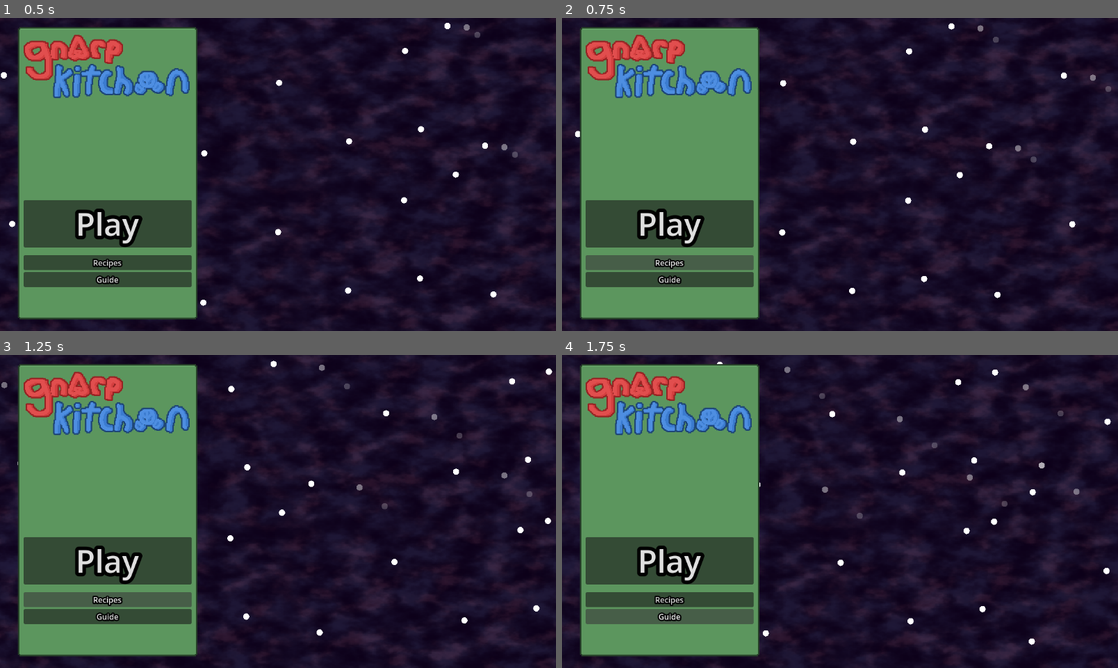
Above: before the commit, frames 1-4 (two rows, left to right).
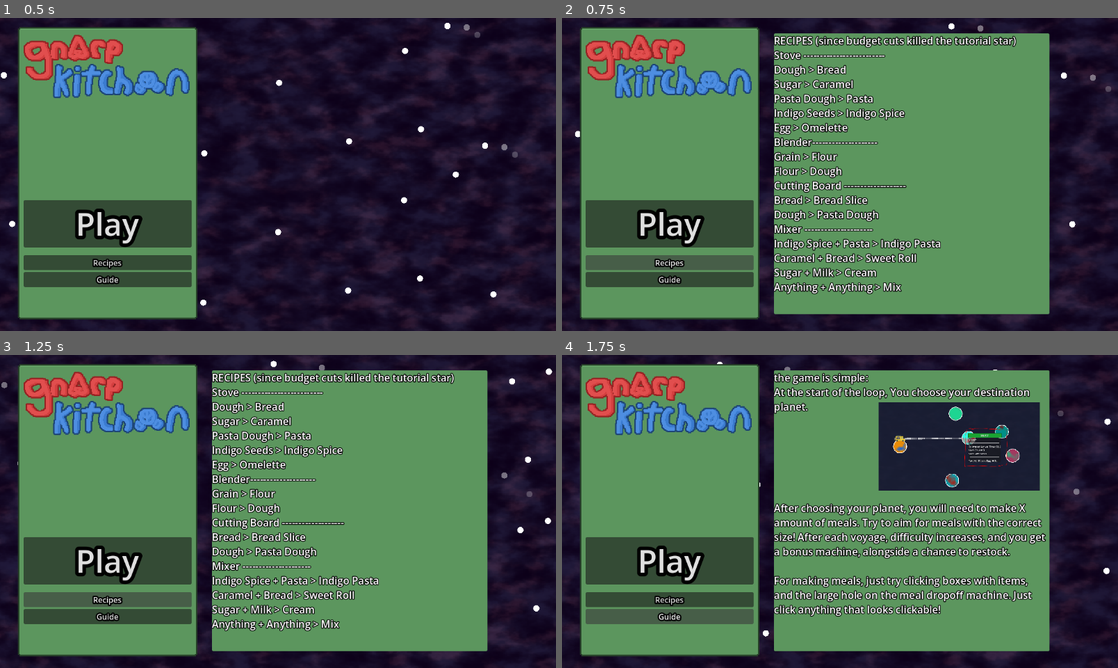
Above: after the commit, the same moments.

Repository: Regonold520/gmtk-foodkap
Game: Godot game, scene res://mainMenu.tscn
Two runs of this game, one before a commit and one after it. Both use one fixed random seed, a clock stepped at 60 frames per second and the inputs below. The engine's default icon, where the game draws it, is replaced by a stand-in: a white triangle on a blue panel in a dark square.
Inputs:
- Up to frame 1 (0.5 s): no input
- Up to frame 2 (0.75 s): click "Recipes" at 0.5 s
- Up to frame 3 (1.25 s): no input
- Up to frame 4 (1.75 s): click "Guide" at 1.25 s

Frame 1 is identical in both runs. In frame 2, 44% of the frame differs, in the area x 38-88%, y 4-95%; in frame 3, 44%; in frame 4, 38%.

Commit message:
new items and main menu guides

Diff:
--- a/datastore/ingredientRating.json
+++ b/datastore/ingredientRating.json
@@ -1,12 +1,12 @@
 {
 	"bread": {
 		"flavorText":"An earth classic!",
-		"rating":3,
+		"rating":3.5,
 		"size":2
 	},
 	"breadslice": {
 		"flavorText":"Nothing getes better than this!",
-		"rating":3.5,
+		"rating":4.0,
 		"size":0
 	},
 	"burntScraps":{
@@ -93,6 +93,29 @@
 		"flavorText":"A little bit of this, and a little bit of that.",
 		"rating":2.75,
 		"size":1,
+	},
+
+
+	"omelette":{
+		"flavorText":"There was an egg here. It is now an omelette.",
+		"rating":3,
+		"size":1,
+	},
+	"sweetRoll":{
+		"flavorText":"Its called a sweet roll instead of sweet bread because sweetbread means something else apparently",
+		"rating":4,
+		"size":2
+	},
+	"milk":{
+		"flavorText":"It looks, smells, tastes, and feels like milk. Except it probably doesn't come from an earth cow.",
+		"rating":2,
+		"baseIngredient":true,
+		"size":0
+	},
+	"cream":{
+		"flavorText":"Very good building material",
+		"rating":3,
+		"size":0,
+		"tags":["Sugary"]
 	}
-
 }
--- a/datastore/machines.json
+++ b/datastore/machines.json
@@ -8,7 +8,8 @@
 			"dough":"bread",
 			"sugar":"caramel",
 			"pastaDough":"pasta",
-			"indigoSeeds":"indigoSpice"
+			"indigoSeeds":"indigoSpice",
+			"egg":"omelette"
 		}
 	},
 	"blender":{
@@ -34,7 +35,9 @@
 		"fallbackType":"mix",
 		"width":1,
 		"recipesResultKey":{
-			"indigoPasta":["indigoSpice","pasta"]
+			"indigoPasta":["indigoSpice","pasta"],
+			"sweetRoll":["caramel","bread"],
+			"cream":["sugar","milk"]
 		}
 	}
 }
--- a/main.tscn
+++ b/main.tscn
@@ -36,6 +36,7 @@
 [ext_resource type="Texture2D" uid="uid://dkcxdjppq43gj" path="res://assets/uiAndBg/octagon.png" id="34_4k2k6"]
 [ext_resource type="Texture2D" uid="uid://buligik6dj73g" path="res://assets/ingredients/kaplin.png" id="35_0rl1p"]
 [ext_resource type="Texture2D" uid="uid://0xu46j311sbf" path="res://assets/machines/stove.png" id="36_ok6jj"]
+[ext_resource type="AudioStream" uid="uid://cmkrurkaujyvv" path="res://sfx/ThatTimeIOperatedASpaceFoodTruck(version1).mp3" id="37_facbu"]
 
 [sub_resource type="Gradient" id="Gradient_1h7o1"]
 colors = PackedColorArray(0.2946382, 3.218744e-07, 8.4228816e-08, 1, 1, 1, 1, 1)
@@ -514,22 +515,45 @@
 [node name="Node2D" type="Node2D" parent="HoldingManager/SubViewport" unique_id=551404161]
 scale = Vector2(2, 2)
 
-[node name="Icon" type="Sprite2D" parent="HoldingManager/SubViewport/Node2D" unique_id=417373091]
-position = Vector2(472.08105, 334.74994)
-scale = Vector2(0.2283184, 0.8918921)
-texture = ExtResource("3_lquwl")
-
-[node name="Icon2" type="Sprite2D" parent="HoldingManager/SubViewport/Node2D" unique_id=22368557]
-position = Vector2(435.08112, 280.7499)
-rotation = -1.5707964
-scale = Vector2(0.2283184, 0.8918921)
-texture = ExtResource("3_lquwl")
-
-[node name="Icon3" type="Sprite2D" parent="HoldingManager/SubViewport/Node2D" unique_id=1449858173]
-position = Vector2(511.08112, 280.7499)
-rotation = -1.5707964
-scale = Vector2(0.2283184, 0.8918921)
-texture = ExtResource("3_lquwl")
+[node name="Handle" type="Sprite2D" parent="HoldingManager/SubViewport/Node2D" unique_id=1765459148]
+position = Vector2(472.50003, 265.5)
+scale = Vector2(2.5, 2.5)
+texture = ExtResource("6_1u8w0")
+
+[node name="Handle2" type="Sprite2D" parent="HoldingManager/SubViewport/Node2D" unique_id=1159262197]
+position = Vector2(473, 276.50003)
+scale = Vector2(2.5, 2.5)
+texture = ExtResource("6_1u8w0")
+
+[node name="Handle3" type="Sprite2D" parent="HoldingManager/SubViewport/Node2D" unique_id=1750093685]
+position = Vector2(472.99997, 288)
+scale = Vector2(2.5, 2.5)
+texture = ExtResource("6_1u8w0")
+
+[node name="Handle4" type="Sprite2D" parent="HoldingManager/SubViewport/Node2D" unique_id=445360935]
+position = Vector2(472.5, 298.00003)
+scale = Vector2(2.5, 2.5)
+texture = ExtResource("6_1u8w0")
+
+[node name="Handle5" type="Sprite2D" parent="HoldingManager/SubViewport/Node2D" unique_id=1597409071]
+position = Vector2(472, 309.5)
+scale = Vector2(2.5, 2.5)
+texture = ExtResource("6_1u8w0")
+
+[node name="Handle6" type="Sprite2D" parent="HoldingManager/SubViewport/Node2D" unique_id=1990273453]
+position = Vector2(471.5, 320.00003)
+scale = Vector2(2.5, 2.5)
+texture = ExtResource("6_1u8w0")
+
+[node name="Handle7" type="Sprite2D" parent="HoldingManager/SubViewport/Node2D" unique_id=1200242819]
+position = Vector2(472, 328.5)
+scale = Vector2(2.5, 2.5)
+texture = ExtResource("6_1u8w0")
+
+[node name="Handle8" type="Sprite2D" parent="HoldingManager/SubViewport/Node2D" unique_id=1481848528]
+position = Vector2(472, 328.5)
+scale = Vector2(2.5, 2.5)
+texture = ExtResource("6_1u8w0")
 
 [node name="Plate" type="Sprite2D" parent="HoldingManager/SubViewport/Node2D" unique_id=1557747950]
 position = Vector2(473.0813, 253.75003)
@@ -1416,8 +1440,14 @@
 offset_bottom = 568.0
 text = "Main Menu"
 
+[node name="ThatTimeIOperatedASpaceFoodTruck(version1)" type="AudioStreamPlayer" parent="." unique_id=531793147]
+stream = ExtResource("37_facbu")
+volume_db = -16.724
+autoplay = true
+
 [connection signal="clickedObject" from="SelectionManager" to="HoldingManager" method="_on_selection_manager_clicked_object"]
 [connection signal="clickedObject" from="SelectionManager" to="SelectionManager" method="_on_clicked_object"]
 [connection signal="pressed" from="SelectorUIManager/CanvasLayer/Panel/Button" to="SelectorUIManager" method="_on_select_button_pressed"]
 [connection signal="pressed" from="TimerStuff/CanvasLayer/Button" to="TimerStuff" method="skip"]
 [connection signal="pressed" from="DayEndManager/CanvasLayer/Control/DayReport/Button" to="DayEndManager" method="on_Report_button_clicked"]
+[connection signal="pressed" from="DayEndManager/CanvasLayer/Control/Loss/Button" to="DayEndManager" method="mainMenu"]
--- a/mainMenu.tscn
+++ b/mainMenu.tscn
@@ -4,6 +4,19 @@
 [ext_resource type="Script" uid="uid://dd24q838k33ex" path="res://scripts/main_menu.gd" id="1_wc2lj"]
 [ext_resource type="Texture2D" uid="uid://hchkycej2grt" path="res://assets/uiAndBg/test9Slice.png" id="2_wc2lj"]
 [ext_resource type="Texture2D" uid="uid://c4xwblcfi5spq" path="res://assets/uiAndBg/logo.png" id="3_wked4"]
+[ext_resource type="Texture2D" uid="uid://bg1fnmgeibnmr" path="res://assets/tutorial.PNG" id="5_wked4"]
+
+[sub_resource type="StyleBoxFlat" id="StyleBoxFlat_wc2lj"]
+content_margin_left = 0.0
+content_margin_top = 0.0
+content_margin_right = 0.0
+content_margin_bottom = 0.0
+bg_color = Color(0.36078432, 0.5882353, 0.36862746, 1)
+corner_radius_top_left = 3
+corner_radius_top_right = 3
+corner_radius_bottom_right = 3
+corner_radius_bottom_left = 3
+corner_detail = 5
 
 [node name="Node2D" type="Node2D" unique_id=2124851294]
 script = ExtResource("1_wc2lj")
@@ -79,4 +92,78 @@
 size_flags_vertical = 3
 size_flags_stretch_ratio = 0.25
 
+[node name="Panel" type="Panel" parent="." unique_id=309741704]
+visible = false
+offset_left = 439.0
+offset_top = 32.0
+offset_right = 1010.0
+offset_bottom = 613.0
+theme_override_styles/panel = SubResource("StyleBoxFlat_wc2lj")
+
+[node name="RichTextLabel" type="RichTextLabel" parent="Panel" unique_id=1740018532]
+layout_mode = 1
+anchors_preset = 15
+anchor_right = 1.0
+anchor_bottom = 1.0
+grow_horizontal = 2
+grow_vertical = 2
+theme_override_colors/default_color = Color(1, 1, 1, 1)
+theme_override_constants/outline_size = 6
+theme_override_font_sizes/normal_font_size = 21
+text = "RECIPES (since budget cuts killed the tutorial star)
+Stove -------------------------
+Dough > Bread
+Sugar > Caramel
+Pasta Dough > Pasta
+Indigo Seeds > Indigo Spice
+Egg > Omelette
+Blender--------------------
+Grain > Flour
+Flour > Dough
+Cutting Board -------------------
+Bread > Bread Slice
+Dough > Pasta Dough
+Mixer ---------------------
+Indigo Spice + Pasta > Indigo Pasta
+Caramel + Bread > Sweet Roll
+Sugar + Milk > Cream
+Anything + Anything > Mix"
+
+[node name="Panel2" type="Panel" parent="." unique_id=994081841]
+visible = false
+offset_left = 439.0
+offset_top = 32.0
+offset_right = 1010.0
+offset_bottom = 613.0
+theme_override_styles/panel = SubResource("StyleBoxFlat_wc2lj")
+
+[node name="RichTextLabel" type="RichTextLabel" parent="Panel2" unique_id=376473415]
+layout_mode = 1
+anchors_preset = 15
+anchor_right = 1.0
+anchor_bottom = 1.0
+grow_horizontal = 2
+grow_vertical = 2
+theme_override_colors/default_color = Color(1, 1, 1, 1)
+theme_override_constants/outline_size = 6
+theme_override_font_sizes/normal_font_size = 21
+text = "the game is simple:
+At the start of the loop, You choose your destination planet.
+
+
+
+
+
+
+After choosing your planet, you will need to make X amount of meals. Try to aim for meals with the correct size! After each voyage, difficulty increases, and you get a bonus machine, alongside a chance to restock.
+
+For making meals, just try clicking boxes with items, and the large hole on the meal dropoff machine. Just click anything that looks clickable!"
+
+[node name="Tutorial" type="Sprite2D" parent="Panel2" unique_id=1295626811]
+position = Vector2(383.7927, 157.49385)
+scale = Vector2(0.3112454, 0.31124544)
+texture = ExtResource("5_wked4")
+
 [connection signal="pressed" from="NinePatchRect/VBoxContainer/PLAY" to="." method="_on_play_pressed"]
+[connection signal="pressed" from="NinePatchRect/VBoxContainer/Recipes" to="." method="_on_recipes_pressed"]
+[connection signal="pressed" from="NinePatchRect/VBoxContainer/Guide" to="." method="_on_guide_pressed"]
--- a/scenes/machines/blender.tscn
+++ b/scenes/machines/blender.tscn
@@ -8,7 +8,7 @@
 [ext_resource type="Script" uid="uid://dhinuyab5vpm" path="res://scripts/machineSlot.gd" id="6_etgoh"]
 [ext_resource type="Script" uid="uid://cu2b7000l0gfw" path="res://scripts/machineStarter.gd" id="6_hgxv0"]
 [ext_resource type="Script" uid="uid://cs0sbb3q5o2qs" path="res://scripts/textureOffset.gd" id="7_oshx6"]
-[ext_resource type="Texture2D" uid="uid://cg77hijyxxnqb" path="res://icon.svg" id="8_2eb8k"]
+[ext_resource type="Texture2D" uid="uid://bciugcximuiyt" path="res://assets/uiAndBg/pixelCircle.png" id="9_hgxv0"]
 
 [sub_resource type="Gradient" id="Gradient_mlghm"]
 offsets = PackedFloat32Array(0, 0.21794872, 1)
@@ -89,10 +89,14 @@
 [node name="ProgressBar" type="TextureProgressBar" parent="Slots/1" unique_id=1902962755]
 offset_left = -7.1999993
 offset_top = 29.6
-offset_right = 120.8
-offset_bottom = 157.6
+offset_right = 26.800001
+offset_bottom = 63.6
 scale = Vector2(0.114910156, 0.114910156)
+offset_transform_enabled = true
+offset_transform_position = Vector2(43.51, 11.625)
+offset_transform_scale = Vector2(2.67, 2.67)
 max_value = 1.0
 step = 0.01
 fill_mode = 4
-texture_progress = ExtResource("8_2eb8k")
+texture_progress = ExtResource("9_hgxv0")
+tint_progress = Color(5.1499906e-06, 0.64625335, 0.35639954, 1)
--- a/scenes/machines/cuttingboard.tscn
+++ b/scenes/machines/cuttingboard.tscn
@@ -9,7 +9,7 @@
 [ext_resource type="Texture2D" uid="uid://cbuptnfbij8i0" path="res://assets/machines/cuttingboard.png" id="6_pmvd0"]
 [ext_resource type="Script" uid="uid://dhinuyab5vpm" path="res://scripts/machineSlot.gd" id="7_ysub7"]
 [ext_resource type="Script" uid="uid://cs0sbb3q5o2qs" path="res://scripts/textureOffset.gd" id="8_qs6ss"]
-[ext_resource type="Texture2D" uid="uid://cg77hijyxxnqb" path="res://icon.svg" id="9_6cy38"]
+[ext_resource type="Texture2D" uid="uid://bciugcximuiyt" path="res://assets/uiAndBg/pixelCircle.png" id="10_g7tue"]
 
 [sub_resource type="AtlasTexture" id="AtlasTexture_mltvj"]
 atlas = ExtResource("5_bvjmq")
@@ -355,16 +355,20 @@
 offset = Vector2(0, -5)
 script = ExtResource("8_qs6ss")
 
-[node name="ProgressBar" type="TextureProgressBar" parent="Slots/1" unique_id=1902962755]
-offset_left = -7.1999993
-offset_top = 11.199999
-offset_right = 120.8
-offset_bottom = 139.2
+[node name="ProgressBar" type="TextureProgressBar" parent="Slots/1" unique_id=1019530360]
+offset_left = -7.200001
+offset_top = 12.800001
+offset_right = 26.8
+offset_bottom = 46.800003
 scale = Vector2(0.114910156, 0.114910156)
+offset_transform_enabled = true
+offset_transform_position = Vector2(43.51, 11.625)
+offset_transform_scale = Vector2(2.67, 2.67)
 max_value = 1.0
 step = 0.01
 fill_mode = 4
-texture_progress = ExtResource("9_6cy38")
+texture_progress = ExtResource("10_g7tue")
+tint_progress = Color(5.1499906e-06, 0.64625335, 0.35639954, 1)
 
 [node name="AnimationPlayer" type="AnimationPlayer" parent="." unique_id=1430680602]
 deterministic = true
--- a/scenes/machines/mixer.tscn
+++ b/scenes/machines/mixer.tscn
@@ -6,10 +6,10 @@
 [ext_resource type="Texture2D" uid="uid://b6ju3xp0u5fm8" path="res://assets/machines/countertop.png" id="4_53l8s"]
 [ext_resource type="Texture2D" uid="uid://dbyx61rm2u0ln" path="res://assets/machines/mixer.png" id="5_6dcph"]
 [ext_resource type="Script" uid="uid://cu2b7000l0gfw" path="res://scripts/machineStarter.gd" id="6_seuhx"]
+[ext_resource type="Texture2D" uid="uid://bciugcximuiyt" path="res://assets/uiAndBg/pixelCircle.png" id="7_6dcph"]
 [ext_resource type="Script" uid="uid://dhinuyab5vpm" path="res://scripts/machineSlot.gd" id="7_kpy46"]
 [ext_resource type="Script" uid="uid://cs0sbb3q5o2qs" path="res://scripts/textureOffset.gd" id="8_to63m"]
 [ext_resource type="Texture2D" uid="uid://cr3jykc53ouv3" path="res://assets/ingredients/caramel.png" id="9_53l8s"]
-[ext_resource type="Texture2D" uid="uid://cg77hijyxxnqb" path="res://icon.svg" id="9_nrhxh"]
 
 [sub_resource type="Gradient" id="Gradient_mlghm"]
 offsets = PackedFloat32Array(0, 0.21794872, 1)
@@ -67,16 +67,20 @@
 [node name="CollisionShape2D" type="CollisionShape2D" parent="Area2D" unique_id=1442546456]
 shape = SubResource("CircleShape2D_mltvj")
 
-[node name="ProgressBar" type="TextureProgressBar" parent="." unique_id=1902962755]
-offset_left = -7.599998
-offset_top = 1.5999999
-offset_right = 120.4
-offset_bottom = 129.6
+[node name="ProgressBar" type="TextureProgressBar" parent="." unique_id=1317221160]
+offset_left = 1.6000009
+offset_top = 15.200003
+offset_right = 129.6
+offset_bottom = 143.2
 scale = Vector2(0.114910156, 0.114910156)
+offset_transform_enabled = true
+offset_transform_position = Vector2(43.51, 11.625)
+offset_transform_scale = Vector2(2.67, 2.67)
 max_value = 1.0
 step = 0.01
 fill_mode = 4
-texture_progress = ExtResource("9_nrhxh")
+texture_progress = ExtResource("7_6dcph")
+tint_progress = Color(5.1499906e-06, 0.64625335, 0.35639954, 1)
 
 [node name="Slots" type="Node2D" parent="." unique_id=807926907]
 
--- a/scenes/machines/stove.tscn
+++ b/scenes/machines/stove.tscn
@@ -6,7 +6,7 @@
 [ext_resource type="Script" uid="uid://dhinuyab5vpm" path="res://scripts/machineSlot.gd" id="2_ieqif"]
 [ext_resource type="PackedScene" uid="uid://blk14fdp1rcc6" path="res://scenes/ingredientBox.tscn" id="3_73n6u"]
 [ext_resource type="Script" uid="uid://cs0sbb3q5o2qs" path="res://scripts/textureOffset.gd" id="4_ex2bf"]
-[ext_resource type="Texture2D" uid="uid://cg77hijyxxnqb" path="res://icon.svg" id="5_4tnxd"]
+[ext_resource type="Texture2D" uid="uid://bciugcximuiyt" path="res://assets/uiAndBg/pixelCircle.png" id="7_a00b4"]
 
 [sub_resource type="RectangleShape2D" id="RectangleShape2D_nnkmn"]
 size = Vector2(20, 12)
@@ -67,16 +67,20 @@
 offset = Vector2(0, -5)
 script = ExtResource("4_ex2bf")
 
-[node name="ProgressBar" type="TextureProgressBar" parent="Slots/1" unique_id=1902962755]
-offset_left = -7.6000004
-offset_top = 6.799999
-offset_right = 7.2
-offset_bottom = 19.6
+[node name="ProgressBar" type="TextureProgressBar" parent="Slots/1" unique_id=643522702]
+offset_left = 1.6000013
+offset_top = 20.0
+offset_right = 129.6
+offset_bottom = 148.0
 scale = Vector2(0.114910156, 0.114910156)
+offset_transform_enabled = true
+offset_transform_position = Vector2(43.51, 11.625)
+offset_transform_scale = Vector2(2.67, 2.67)
 max_value = 1.0
 step = 0.01
 fill_mode = 4
-texture_progress = ExtResource("5_4tnxd")
+texture_progress = ExtResource("7_a00b4")
+tint_progress = Color(5.1499906e-06, 0.64625335, 0.35639954, 1)
 
 [node name="2" type="Area2D" parent="Slots" unique_id=1000751159]
 position = Vector2(13.999998, -8)
@@ -107,13 +111,17 @@
 offset = Vector2(0, -5)
 script = ExtResource("4_ex2bf")
 
-[node name="ProgressBar" type="TextureProgressBar" parent="Slots/2" unique_id=172167205]
-offset_left = -7.1999955
-offset_top = 6.7999983
-offset_right = 120.8
-offset_bottom = 134.8
+[node name="ProgressBar" type="TextureProgressBar" parent="Slots/2" unique_id=1623494677]
+offset_left = 2.0000033
+offset_top = 20.400002
+offset_right = 130.0
+offset_bottom = 148.4
 scale = Vector2(0.114910156, 0.114910156)
+offset_transform_enabled = true
+offset_transform_position = Vector2(43.51, 11.625)
+offset_transform_scale = Vector2(2.67, 2.67)
 max_value = 1.0
 step = 0.01
 fill_mode = 4
-texture_progress = ExtResource("5_4tnxd")
+texture_progress = ExtResource("7_a00b4")
+tint_progress = Color(5.1499906e-06, 0.64625335, 0.35639954, 1)
--- a/scripts/DayEndManager.gd
+++ b/scripts/DayEndManager.gd
@@ -218,4 +218,4 @@
 
 
 func mainMenu():
-	pass # Replace with function body.
+	get_tree().change_scene_to_file("res://mainMenu.tscn")
--- a/scripts/machineSpecific/mixer.gd
+++ b/scripts/machineSpecific/mixer.gd
@@ -29,7 +29,7 @@
 				var ingredients = mData["recipesResultKey"][res]
 				var matching = true
 				for slot in slots:
-					slot.get_child(1).visible = false
+					slot.get_child(1).visible = true
 					if not (slot.item.Type in ingredients):
 						matching = false
 				if matching:
@@ -45,6 +45,8 @@
 				slot.item = null
 			slots[0].item = newItem
 
+	else:
+		$ProgressBar.value = 0
 
 func _process(delta):
 	super(delta)
--- a/scripts/main_menu.gd
+++ b/scripts/main_menu.gd
@@ -3,3 +3,11 @@
 
 func _on_play_pressed():
 	get_tree().change_scene_to_file("res://main.tscn")
+
+
+func _on_recipes_pressed():
+	$Panel.visible = !$Panel.visible
+
+
+func _on_guide_pressed():
+	$Panel2.visible = !$Panel2.visible
Binary file changed: assets/ingredients/bread.png
Binary file added: assets/ingredients/cream.png
Not shown, added: assets/ingredients/cream.png.import
Binary file added: assets/ingredients/milk.png
Not shown, added: assets/ingredients/milk.png.import
Binary file added: assets/ingredients/omelette.png
Not shown, added: assets/ingredients/omelette.png.import
Binary file added: assets/ingredients/sweetRoll.png
Not shown, added: assets/ingredients/sweetRoll.png.import
Binary file added: assets/tutorial.PNG
Not shown, added: assets/tutorial.PNG.import
Not shown, added: export_presets.cfg
(and 2 more such lines)
